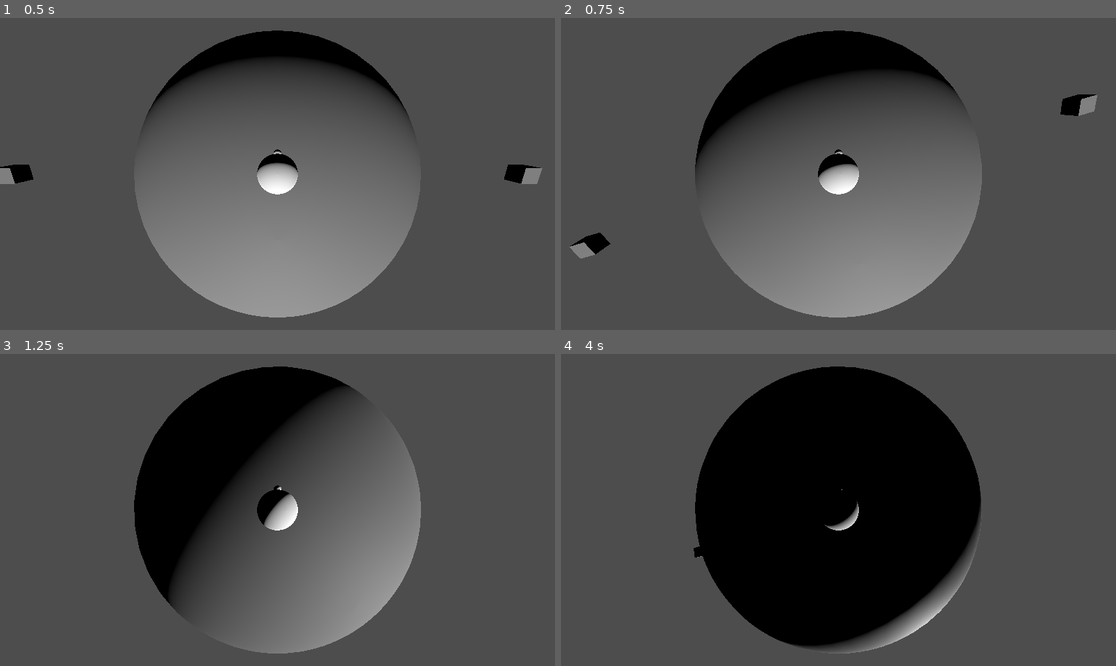
Above: before the commit, frames 1-4 (two rows, left to right).
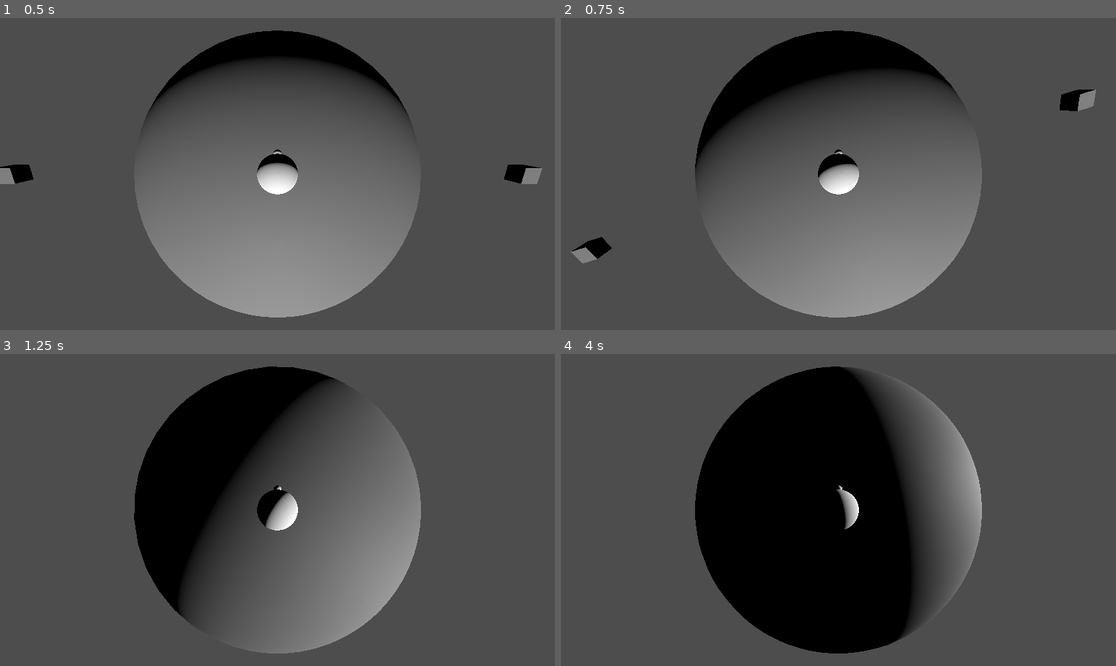
Above: after the commit, the same moments.

Repository: BenjaminMassey/battle_baos
Game: Godot game, scene res://scenes/main.tscn
Two runs of this game, one before a commit and one after it. Both use one fixed random seed, a clock stepped at 60 frames per second and the inputs below.
Inputs:
- Up to frame 1 (0.5 s): no input
- Up to frame 2 (0.75 s): hold D (turn_right) from 0.53 s (still down)
- Up to frame 3 (1.25 s): keep holding D (turn_right)
- Up to frame 4 (4 s): release D (turn_right) at 1.28 s; hold A (turn_left) 1.28-2.03 s; hold D (turn_right) 2.03-3.53 s; hold A (turn_left) from 3.53 s (still down)

Frame 1 is identical in both runs. In frame 2, 0.5% of the frame differs, in the area x 1-97%, y 4-96%; in frame 3, 0.8%; in frame 4, 9.7%, in the area x 23-76%, y 4-96%.

Commit message:
fixed player axis behavior by calculating correct line for turning

Diff:
--- a/scripts/player.gd
+++ b/scripts/player.gd
@@ -1,5 +1,6 @@
 extends Node3D
 
+var world_position: Vector3 = Vector3.ZERO;
 var world_radius: float = 7.5;
 var player_radius: float = 1.0;
 var player_position: Vector3 = Vector3(0, world_radius + (player_radius * 0.5), 0);
@@ -8,10 +9,11 @@
 var turn_speed: float = 1.5;
 
 func _process(delta: float) -> void:
+	var world_intersection = (global_position - world_position).normalized();
 	if Input.is_action_pressed("turn_right"):
-		forward_vec *= Quaternion(Vector3.UP, turn_speed * delta);
+		forward_vec *= Quaternion(world_intersection, turn_speed * delta);
 	if Input.is_action_pressed("turn_left"):
-		forward_vec *= Quaternion(Vector3.UP, -turn_speed * delta);
+		forward_vec *= Quaternion(world_intersection, -turn_speed * delta);
 	player_position *= Quaternion(forward_vec, rotation_speed * delta);
 	transform.origin = player_position;
 	look_at(Quaternion(forward_vec, rotation_speed * delta) * player_position);
